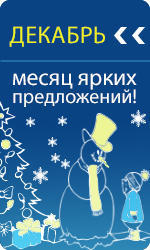
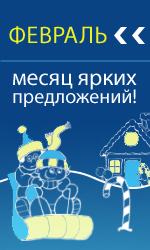
Comparing the layer stacks of the two 150 × 250 images. Changes:
showed group "feb" (5 layers) over bbox(0, 26, 150, 241)
painted on "Layer 19" over bbox(2, 121, 67, 241)
hid group "dec" (4 layers) over bbox(0, 26, 150, 250)
painted on "Shape 1 copy", unmasked it over bbox(114, 33, 145, 44)
painted on "Rounded Rectangle 1" over bbox(0, 0, 150, 250)
